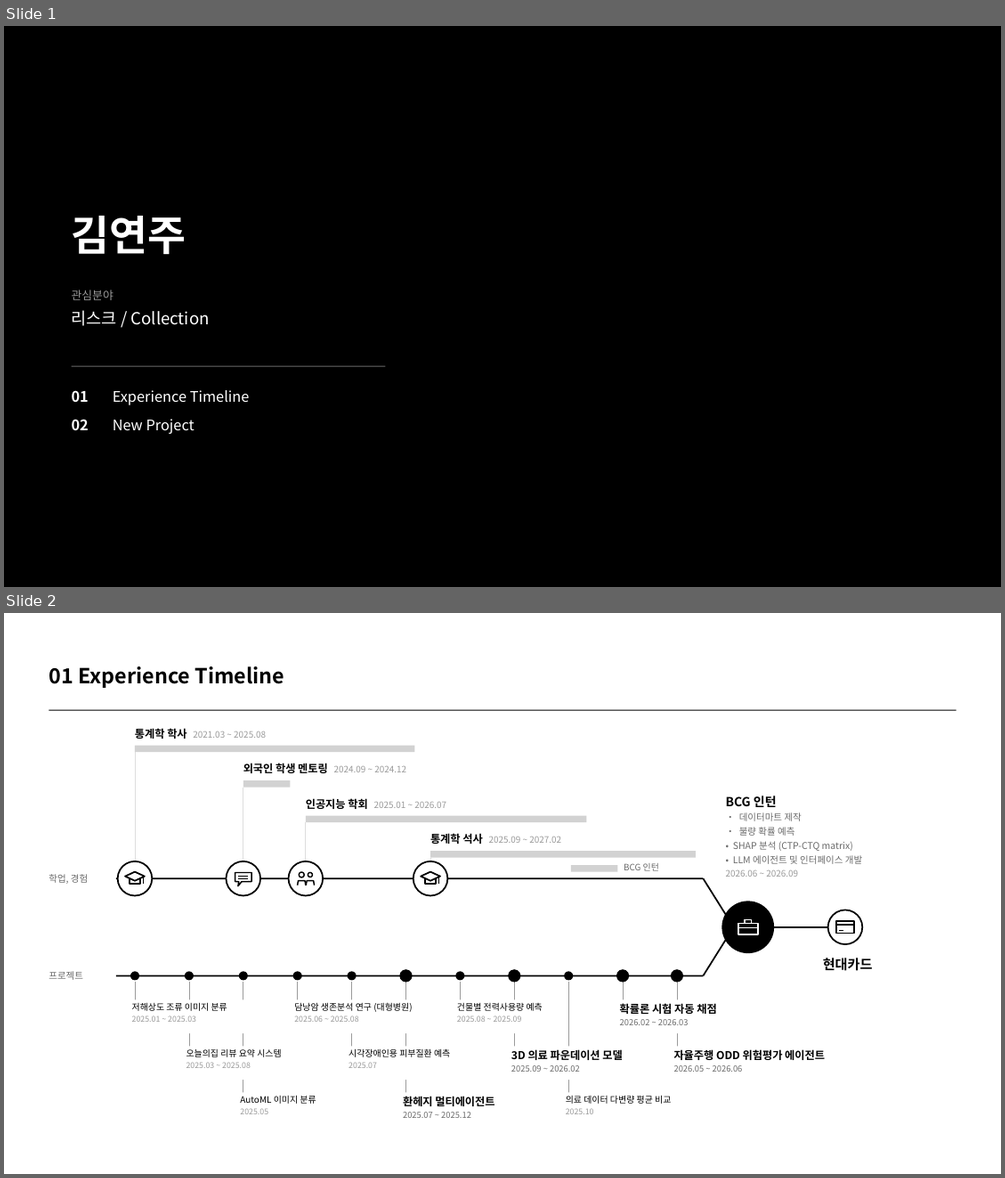
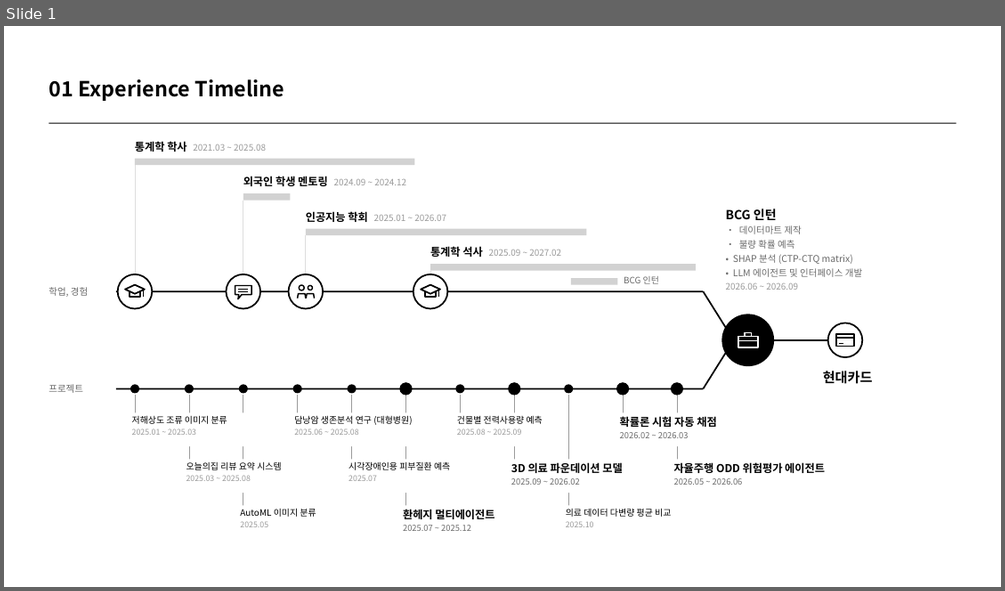
Before and after one commit to kjhoeakjy/csm-auto, a slide deck: ppt/역량PT_김연주.pptx. Shown one above the other, each under a label of ours: slides 1 and 2 before the commit, slide 1 after it. The pictures are 1005x1178 and 1005x591 pixels, drawn with LibreOffice and Linux fonts; fonts in the diff are those of the drawing. Boxes give left, top, right and bottom in pixels: in the first picture for what was removed or moved away, otherwise in the second. Text is boxed around its words. In the diff, an @@ line names an element or a change of style, - is before the commit and + after.

```diff
--- a/ppt/역량PT_김연주.pptx
+++ b/ppt/역량PT_김연주.pptx
@@ slide 1 removed at <box>4,26,1001,587</box>, background #FFFFFF @@
@@ rectangle removed at <box>4,26,1001,587</box> @@
@@ text removed at <box>72,216,186,254</box> @@
-김연주
@@ text removed at <box>72,289,210,326</box> @@
-관심분야
-리스크 / Collection
@@ rectangle removed at <box>72,365,386,366</box> @@
@@ text removed at <box>72,390,89,402</box> @@
-01
@@ text removed at <box>113,390,250,405</box> @@
-Experience Timeline
@@ text removed at <box>72,418,89,430</box> @@
-02
@@ text removed at <box>113,418,194,434</box> @@
-New Project
@@ what was slide 2 is now slide 1 @@
```
Also in this commit, not shown: 5 other files.
